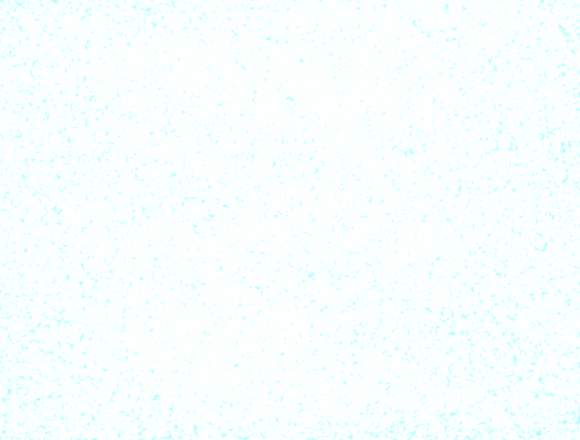
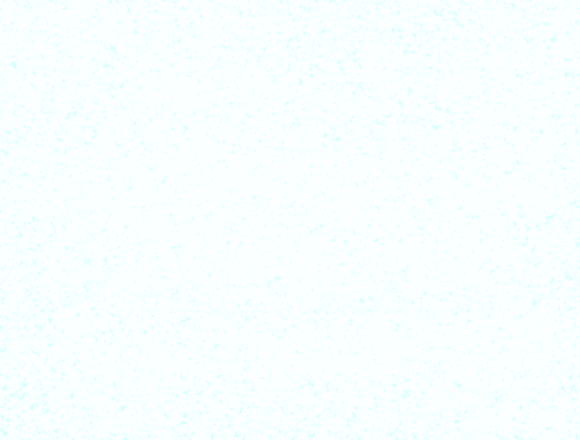
Two versions of the same layered image (580 × 440). Layer-by-layer changes:
painted on "Background" over [0, 0, 580, 440]
